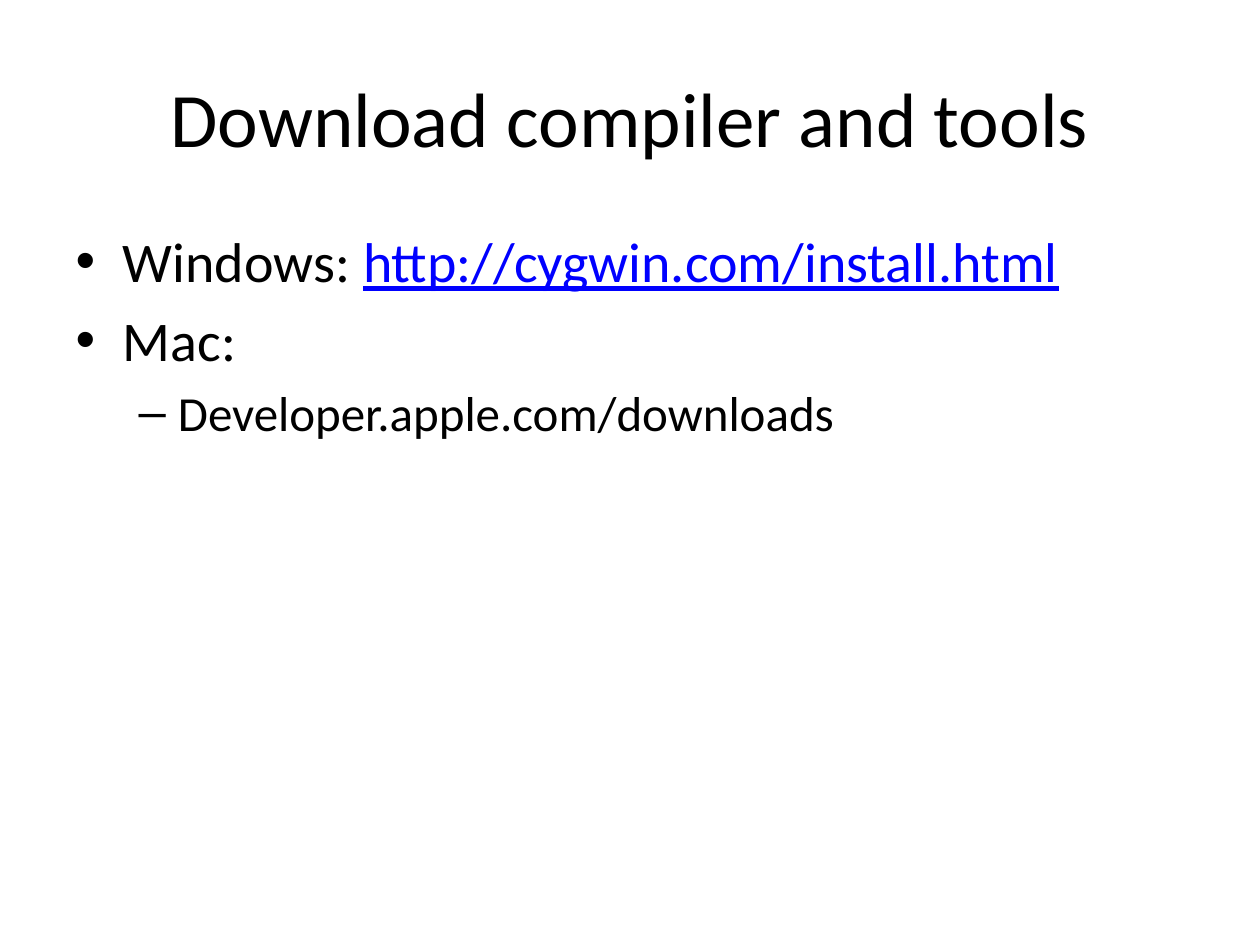
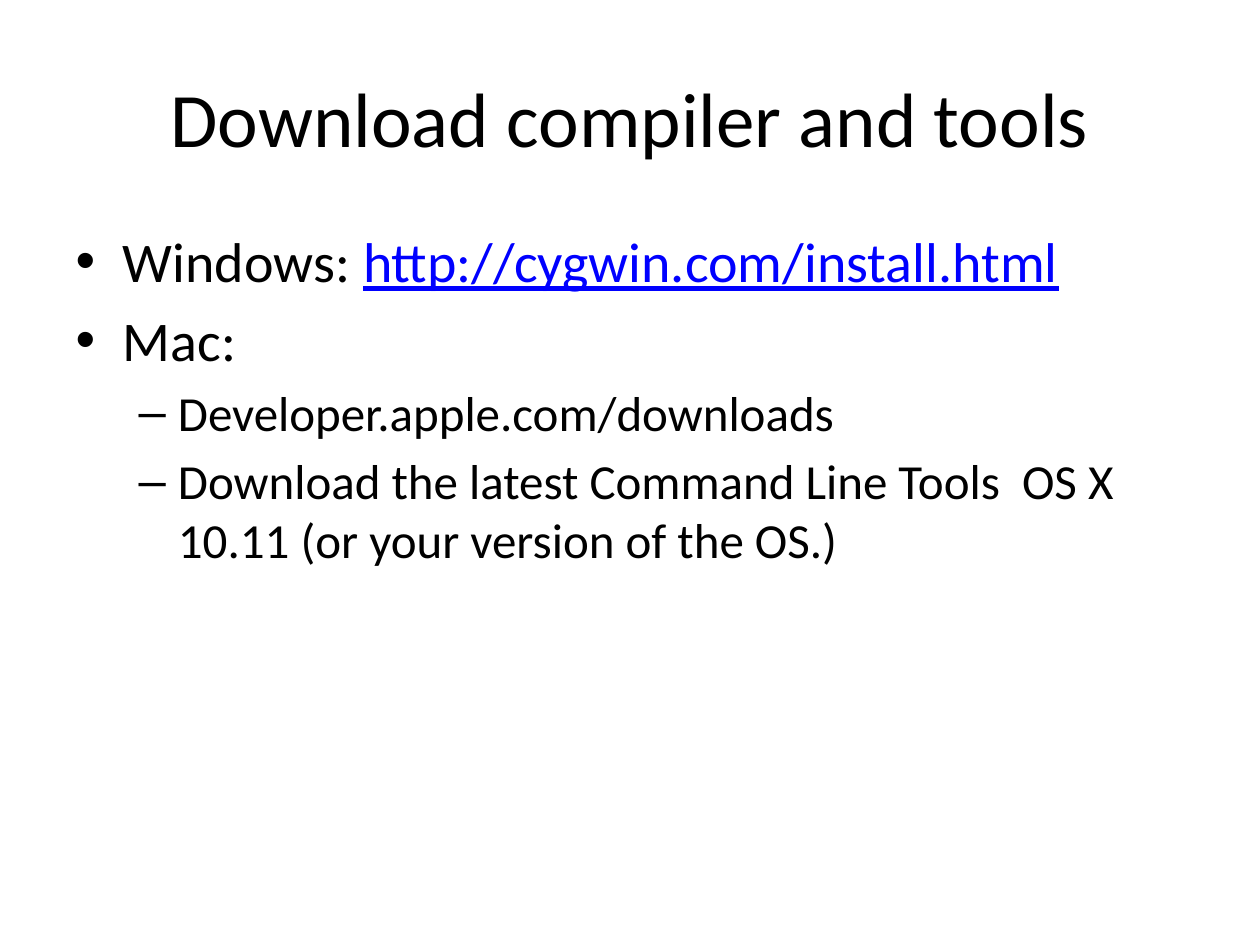
Before and after one commit to kinsidar/Spring2016, a slide deck: slide 3 of Slides/Lab1.pptx (slide 4 before the commit). Drawn at 1260x945 pixels with LibreOffice and Linux fonts; fonts in the diff are those of the drawing. Boxes give left, top, right and bottom in pixels: in the first picture for what was removed or moved away, otherwise in the second. Text is boxed around its words. In the diff, an @@ line names an element or a change of style, - is before the commit and + after.

```diff
--- a/Slides/Lab1.pptx
+++ b/Slides/Lab1.pptx
@@ text at box(178, 465, 1113, 566): paragraph added @@
+  – Download the latest Command Line Tools OS X 10.11 (or your version of the OS.)
```
Also in this commit, not shown: 1 other slide changed, 14 slides added, 2 slides removed.
